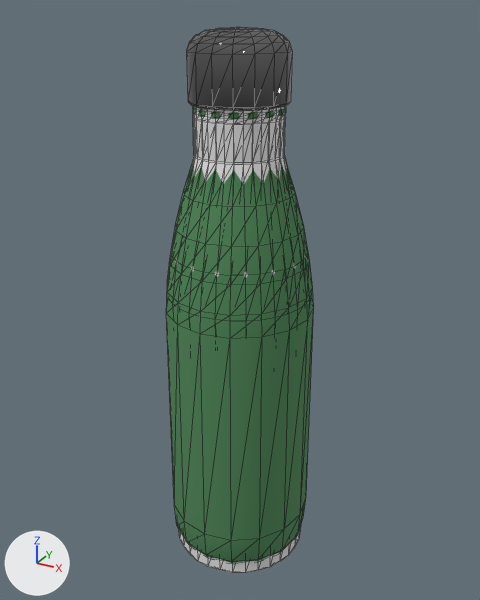
The glTF model public_html/et3/project-2/waterbottle.glb, before and after one commit.
The view is the same before and after, from a 50 mm camera at (2.09, -3.8, 3.86) aimed at (-0.02, 0.05, 1.94). The axes (+X, +Y, +Z) are drawn at lower left. The lights are the same throughout. The first picture is the older version. Mesh edges are drawn as thin lines. Where no turn or scale is listed for an object, it has been applied to the vertices.
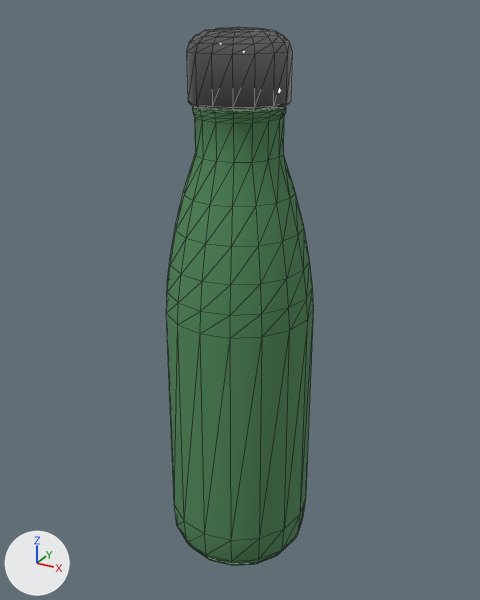
Pixel boxes (x1, y1, x2, y2) of what changed, in the pictures (480 x 600 px):
```json
{"object": "Cylinder", "change": "deleted", "before": [171, 106, 306, 573]}
```

Edits to the scene script, one JSON object a line:
```json
{"op": "remove", "block": "ob_cylinder", "code": ["ob_cylinder = bpy.data.objects.new('Cylinder', me_cylinder_001)", "ob_cylinder.location = (0.0, 0.0, 1.0)"]}
```
